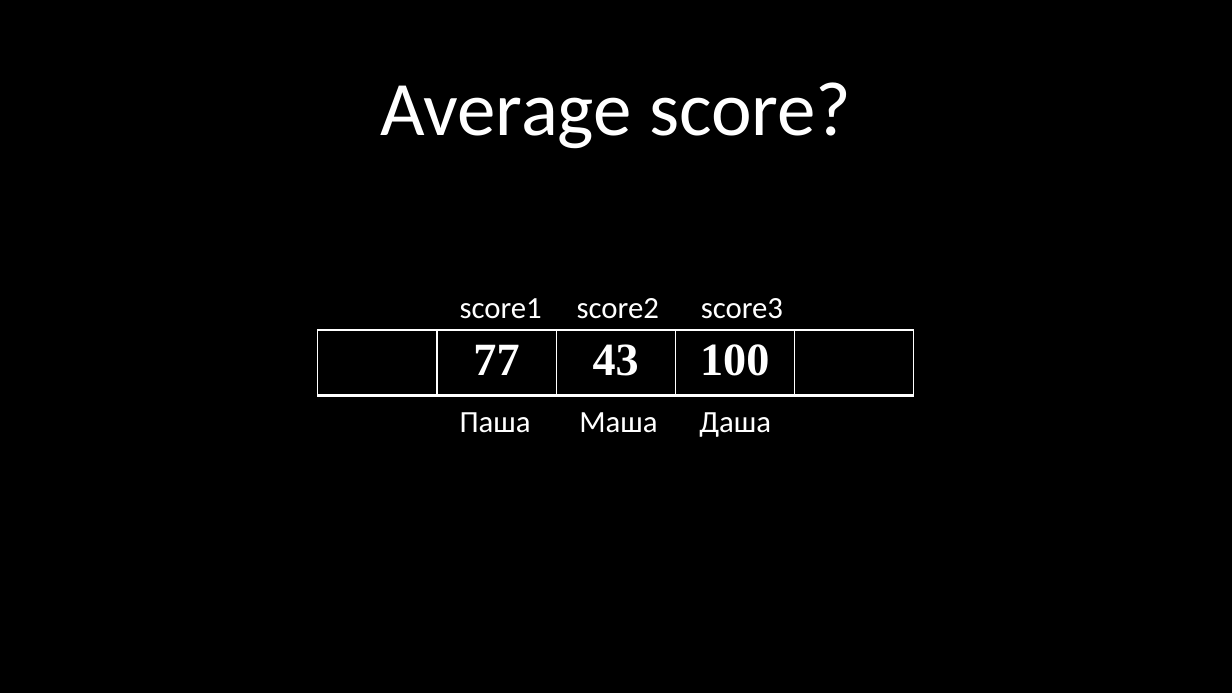
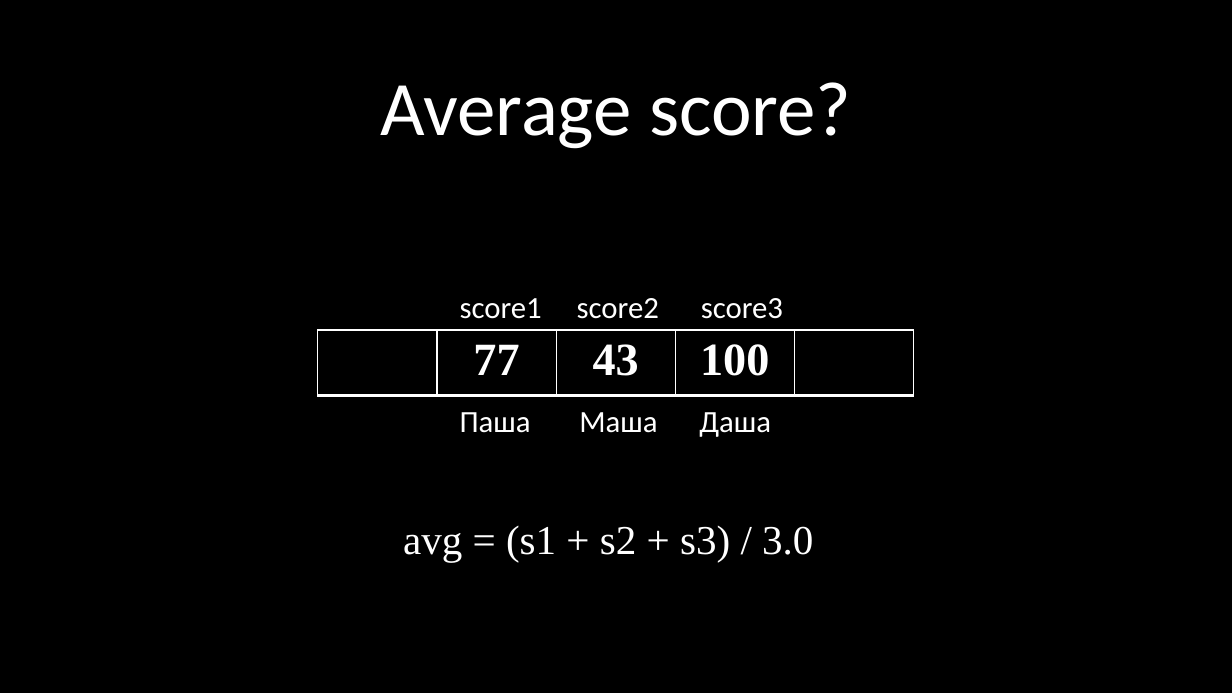
Before and after one commit to kruffka/C-Programming, a slide deck: slide 2 of 5_arrays/5_arrays.pptx. Drawn at 1232x693 pixels with LibreOffice and Linux fonts; fonts in the diff are those of the drawing. Boxes give left, top, right and bottom in pixels: in the first picture for what was removed or moved away, otherwise in the second. Text is boxed around its words. In the diff, an @@ line names an element or a change of style, - is before the commit and + after.

```diff
--- a/5_arrays/5_arrays.pptx
+++ b/5_arrays/5_arrays.pptx
@@ text added at [403, 526, 813, 562], 32 pt, text #FFFFFF @@
+avg = (s1 + s2 + s3) / 3.0
```
Also in this commit, not shown: 8 other slides changed, 15 slides added, 3 slides removed, 20 other files.
